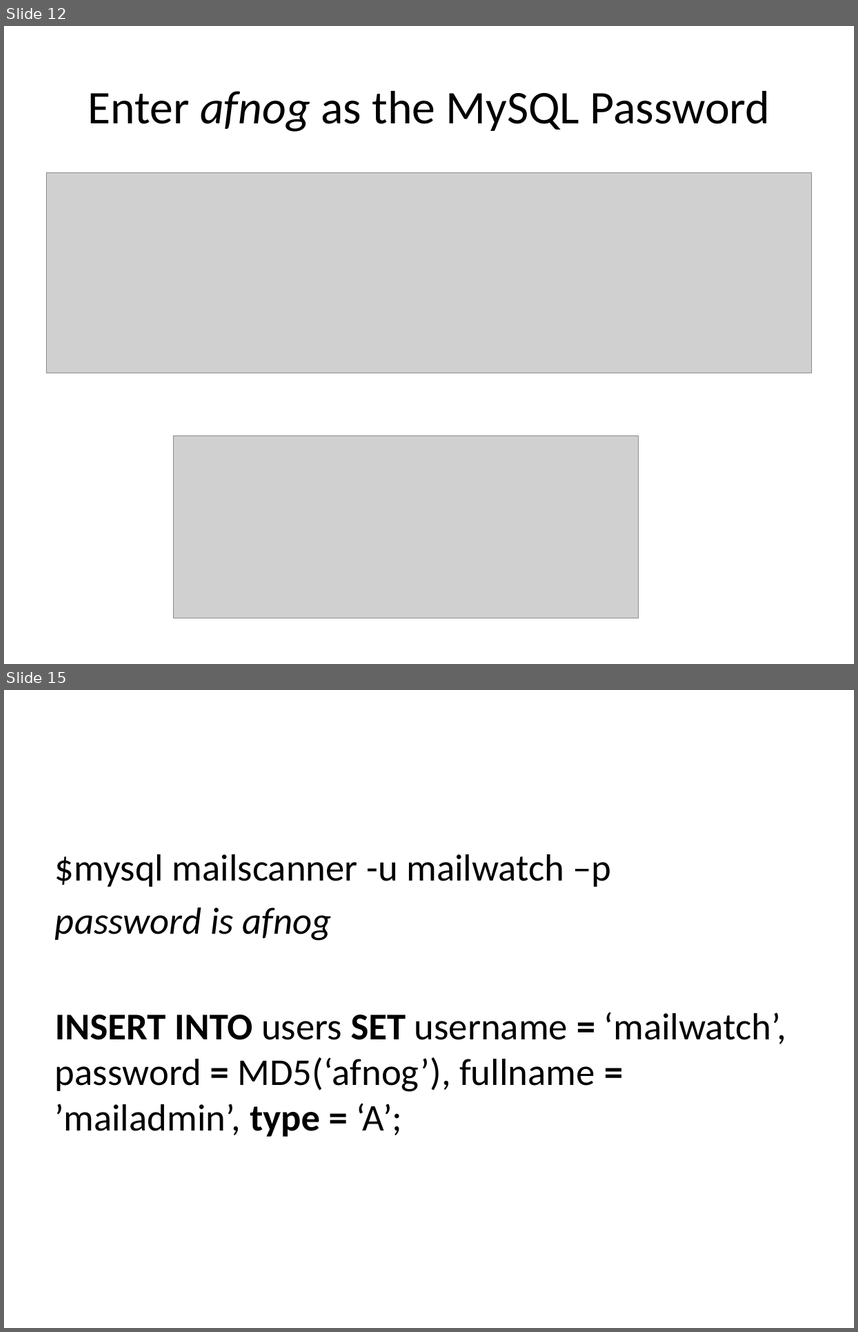
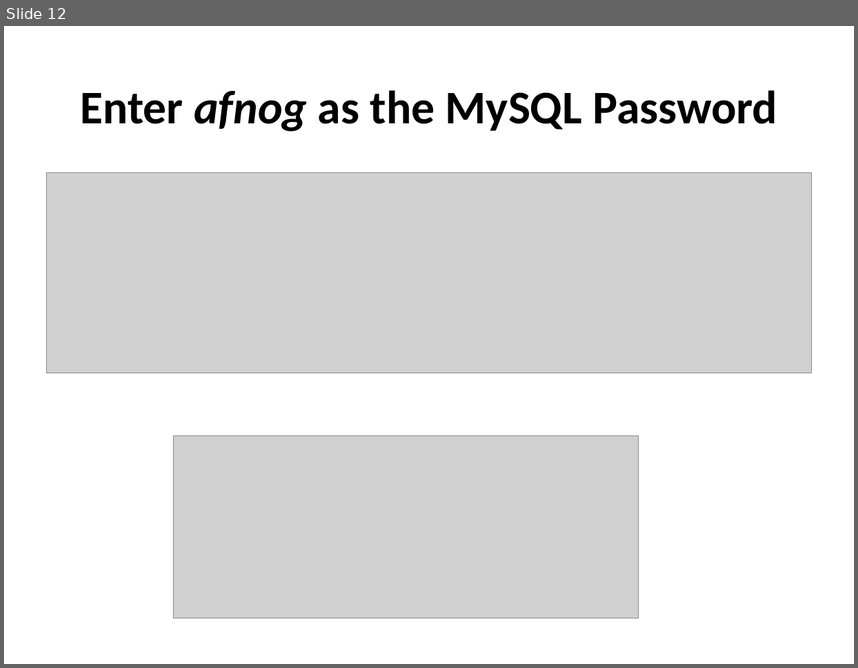
Before and after one commit to afnog/afnog.github.io, a slide deck: sse/postfix/mailfilter-pt2.pptx. Shown one above the other, each under a label of ours: slides 12 and 15 before the commit, slide 12 after it; the slides between them are not shown. The pictures are 858x1332 and 858x668 pixels, drawn with LibreOffice and Linux fonts; fonts in the diff are those of the drawing; grey boxes stand for pictures. Boxes give left, top, right and bottom in pixels: in the first picture for what was removed or moved away, otherwise in the second. Text is boxed around its words. In the diff, an @@ line names an element or a change of style, - is before the commit and + after.

```diff
--- a/sse/postfix/mailfilter-pt2.pptx
+++ b/sse/postfix/mailfilter-pt2.pptx
@@ slide 15 removed at (4, 690, 854, 1328), background #FFFFFF @@
@@ text removed at (55, 854, 787, 1136) @@
-$mysql mailscanner -u mailwatch –p
-password is afnog
-INSERT INTO users SET username = ‘mailwatch’, password = MD5(‘afnog’), fullname = ’mailadmin’, type = ‘A’;
@@ slide 12 changed as well @@
@@ title "Enter afnog as the MySQL ..." at (80, 90, 777, 132): bold on @@
```
Also in this commit, not shown: 2 other slides changed, 9 slides added, 11 other slides removed.
